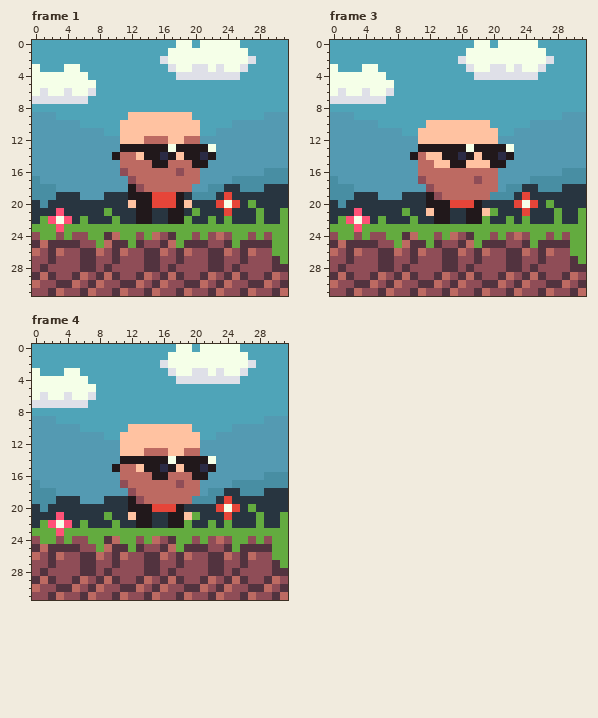
One commit to this pixel-art file: aseprite/jc/idle_16b.aseprite. Above is the file before it was changed.
32x32 pixels, 4 frames. Shown: frame 1, frame 3, frame 4. The commit also changed other frames, which this record leaves out.
New version:
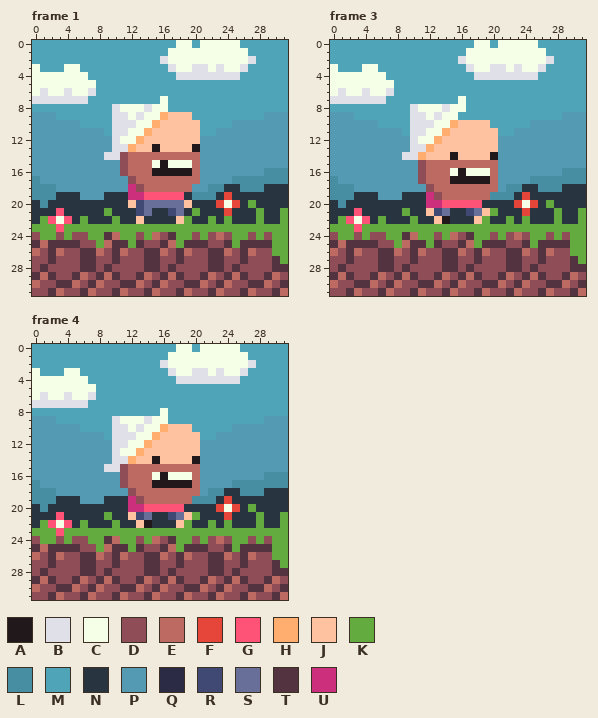
Palette (. is transparent): A #21181b  B #dfe0e8  C #f5ffe8  D #8f4d57  E #bd6a62  F #e64539  G #ff5277  H #ffae70  J #ffc2a1  K #63ab3f  L #488ea3  M #4fa4b8  N #283540  P #549ab2  Q #2b2b45  R #404973  S #686f99  T #52333f  U #cc2f7b
Changes in this commit:
layer "sunglasses" now hidden
layer "hat" now shown
Changed rows in their new state; - is an unchanged pixel.
Frame 1:
first column x 9:
 7 -------C------
 8 -BCCCBCC------
 9 -BBCBCCH------
10 -BBBCCH-------
11 -BBCCH--------
12 -BCCHJJJ--JJ--
13 -BBHJJ-JJJJ-PP
14 BBD-EEEEEEEEPP
15 --D---C-CCCEP-
16 ------AAAAA---
18 ---U----------
19 ---UUGGGGG----
20 ----RSSSSS----
21 ----RS--RS----
22 ----JN--NJ----
Frame 3:
first column x 9:
 7 -------C------
 8 -BCCCBCC------
 9 -BBCBCC-------
10 -BBBCCH-------
11 -BBCCH--------
12 -BCCH---------
13 -BBHJJJJJJJJPP
14 BBH--J-JJ-J-PP
15 --D-EEEEEEEEP-
16 --D---CACCC---
17 ------AAAAA---
19 ---U----------
20 ---UUGGGGG----
21 ----RS--RS----
22 ----J---NJ----
Frame 4:
first column x 9:
 8 -------C------
 9 -BCCCBCC------
10 -BBCBCCH------
11 -BBBCCH-------
12 -BBCCH--------
13 -BCCHJJJ--JJ--
14 -BBHJJ-JJJJ-PP
15 BBD-EEEEEEEEPP
16 --D---C-CCCEP-
17 ------AAAAA---
19 ---U----------
20 ---UUGGGGG----
21 ----RS--RS----
22 ----J---NJ----
